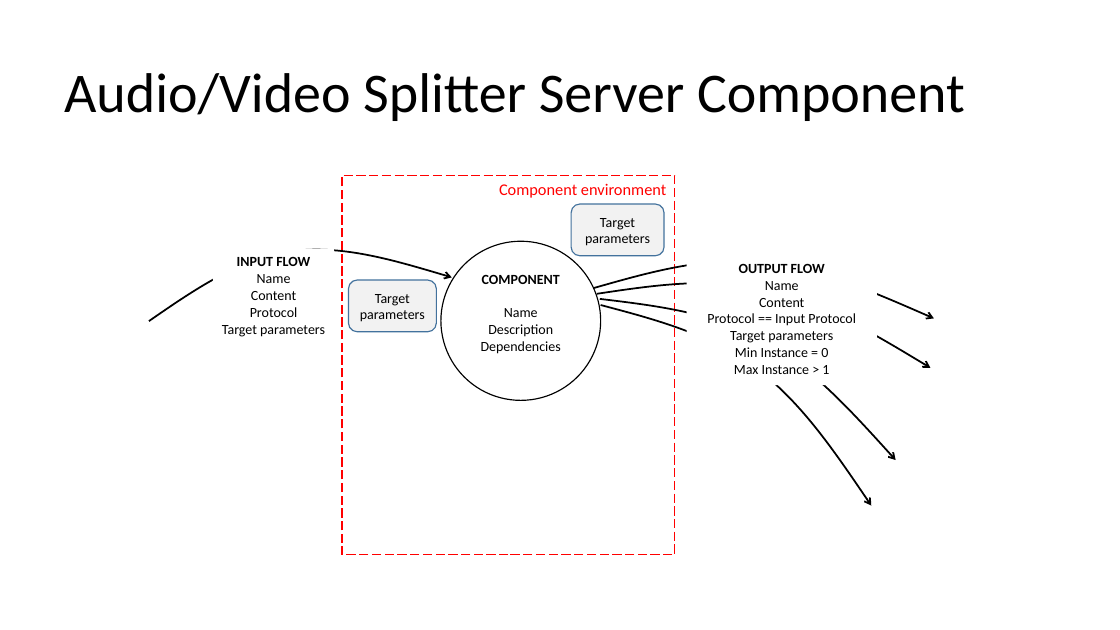
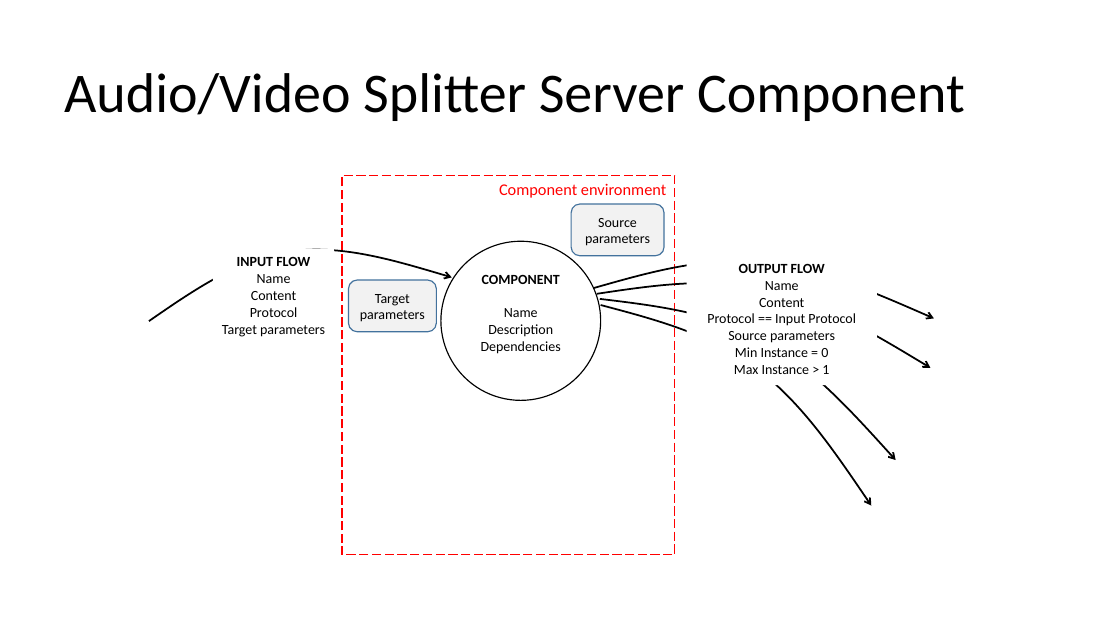
Before and after one commit to flecoqui/av-services, a slide deck: slide 8 of docs/img/ppt-schemas.pptx (slide 9 before the commit). Drawn at 1120x630 pixels with LibreOffice and Linux fonts; fonts in the diff are those of the drawing. Boxes give left, top, right and bottom in pixels: in the first picture for what was removed or moved away, otherwise in the second. Text is boxed around its words. In the diff, an @@ line names an element or a change of style, - is before the commit and + after.

```diff
--- a/docs/img/ppt-schemas.pptx
+++ b/docs/img/ppt-schemas.pptx
@@ text in rounded rectangle at (585,218,650,246): text changed @@
-Target parameters
+Source parameters
@@ text at (707,313,856,357): text changed @@
-Protocol == Input Protocol
-Target parameters
-Min Instance = 0
+Protocol == Input Protocol
+Source parameters
+Min Instance = 0
```
Also in this commit, not shown: 7 other slides changed, 8 slides added, 2 slides removed, 14 other files.
